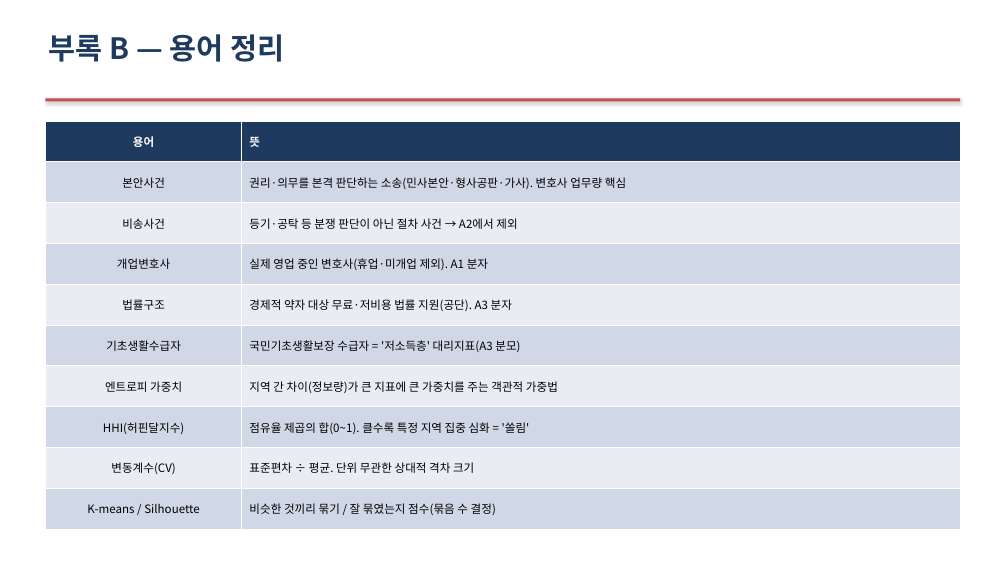
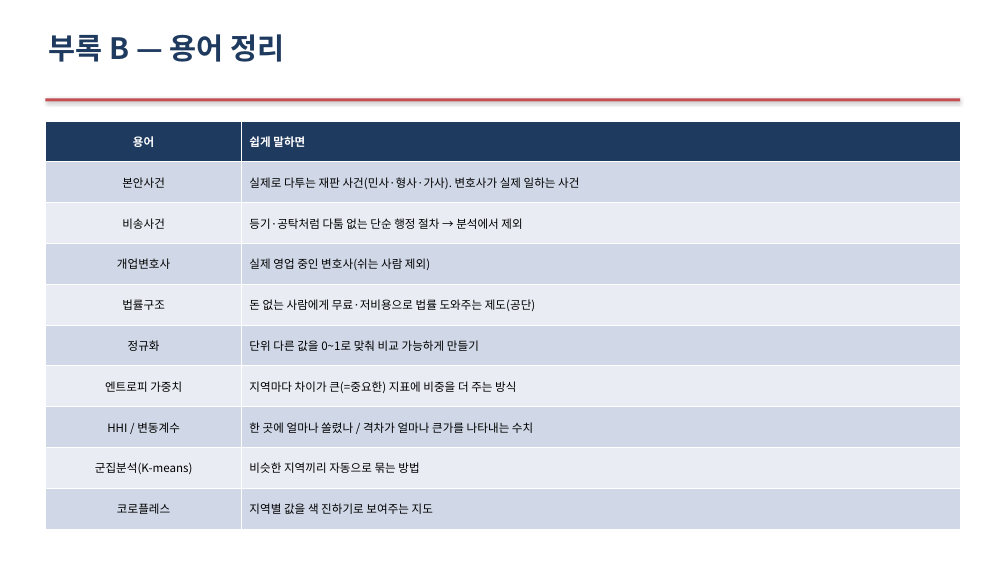
Before and after one commit to Allenkeem/llai-project, a slide deck: slide 22 of reports/발표자료.pptx. Drawn at 1008x567 pixels with LibreOffice and Linux fonts; fonts in the diff are those of the drawing. Boxes give left, top, right and bottom in pixels: in the first picture for what was removed or moved away, otherwise in the second. Text is boxed around its words. In the diff, an @@ line names an element or a change of style, - is before the commit and + after.

```diff
--- a/reports/발표자료.pptx
+++ b/reports/발표자료.pptx
@@ table at (45,121,960,529) @@
-row 1, column 2: 뜻
+row 1, column 2: 쉽게 말하면
-row 2, column 2: 권리·의무를 본격 판단하는 소송(민사본안·형사공판·가사). 변호사 업무량 핵심
+row 2, column 2: 실제로 다투는 재판 사건(민사·형사·가사). 변호사가 실제 일하는 사건
-row 3, column 2: 등기·공탁 등 분쟁 판단이 아닌 절차 사건 → A2에서 제외
+row 3, column 2: 등기·공탁처럼 다툼 없는 단순 행정 절차 → 분석에서 제외
-row 4, column 2: 실제 영업 중인 변호사(휴업·미개업 제외). A1 분자
+row 4, column 2: 실제 영업 중인 변호사(쉬는 사람 제외)
-row 5, column 2: 경제적 약자 대상 무료·저비용 법률 지원(공단). A3 분자
+row 5, column 2: 돈 없는 사람에게 무료·저비용으로 법률 도와주는 제도(공단)
-row 6, column 1: 기초생활수급자
+row 6, column 1: 정규화
-row 6, column 2: 국민기초생활보장 수급자 = '저소득층' 대리지표(A3 분모)
+row 6, column 2: 단위 다른 값을 0~1로 맞춰 비교 가능하게 만들기
-row 7, column 2: 지역 간 차이(정보량)가 큰 지표에 큰 가중치를 주는 객관적 가중법
+row 7, column 2: 지역마다 차이가 큰(=중요한) 지표에 비중을 더 주는 방식
-row 8, column 1: HHI(허핀달지수)
+row 8, column 1: HHI / 변동계수
-row 8, column 2: 점유율 제곱의 합(0~1). 클수록 특정 지역 집중 심화 = '쏠림'
+row 8, column 2: 한 곳에 얼마나 쏠렸나 / 격차가 얼마나 큰가를 나타내는 수치
-row 9, column 1: 변동계수(CV)
+row 9, column 1: 군집분석(K-means)
-row 9, column 2: 표준편차 ÷ 평균. 단위 무관한 상대적 격차 크기
+row 9, column 2: 비슷한 지역끼리 자동으로 묶는 방법
-row 10, column 1: K-means / Silhouette
+row 10, column 1: 코로플레스
-row 10, column 2: 비슷한 것끼리 묶기 / 잘 묶였는지 점수(묶음 수 결정)
+row 10, column 2: 지역별 값을 색 진하기로 보여주는 지도
```
Also in this commit, not shown: 18 other slides changed, 1 slide added, 1 slide removed.
